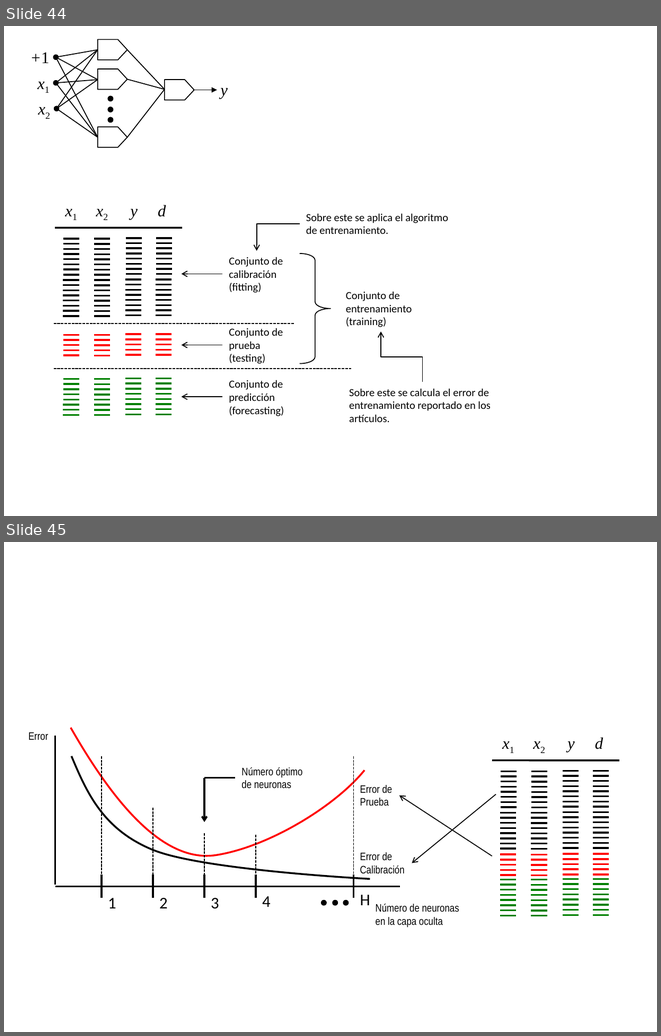
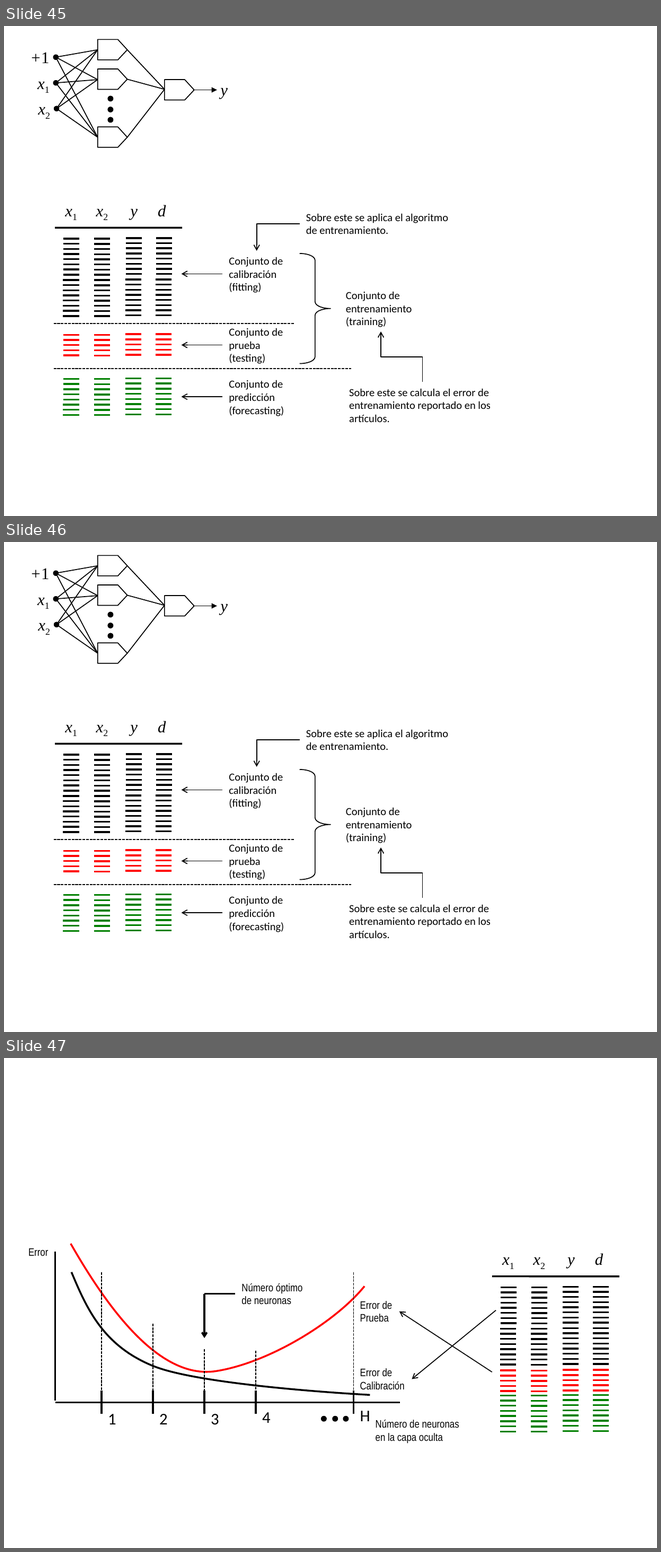
Before and after one commit to maatorresva/R-for-predictive-analytics, a slide deck: plantilla figuras NN.pptx. Shown one above the other, each under a label of ours: slides 44 and 45 before the commit, slides 45, 46 and 47 after it. The pictures are 661x1036 and 661x1552 pixels, drawn with LibreOffice and Linux fonts; fonts in the diff are those of the drawing. Boxes give left, top, right and bottom in pixels: in the first picture for what was removed or moved away, otherwise in the second. Text is boxed around its words. In the diff, an @@ line names an element or a change of style, - is before the commit and + after.

```diff
--- a/plantilla figuras NN.pptx
+++ b/plantilla figuras NN.pptx
@@ slide 46 added at [4, 542, 657, 1032], background #FFFFFF @@
@@ group added at [28, 556, 228, 663]: 10 arrows, 4 texts, 4 freeform shapes, 3 ellipses, 3 lines @@
++1
+x1
+x2
+y
@@ text added at [59, 713, 85, 739], 18 pt, text #000000, italic @@
+x1
@@ text added at [89, 713, 116, 739], 18 pt, text #000000, italic @@
+x2
@@ text added at [130, 725, 138, 735], 18 pt, text #000000, italic @@
+y
@@ text added at [158, 721, 166, 733], 18 pt, text #000000, italic @@
+d
@@ text added at [306, 729, 448, 750], 12 pt, text #000000 @@
+Sobre este se aplica el algoritmo de entrenamiento.
@@ line added from (55, 744) to (182, 744), #000000 2 pt @@
@@ elbow arrow added from (300, 740) to (257, 767), #000000 1 pt @@
@@ text added at [229, 773, 283, 809], 12 pt, text #000000 @@
+Conjunto de calibración
+(fitting)
@@ right brace added at [300, 769, 330, 880], outline #000000 1 pt @@
@@ arrow added from (223, 790) to (182, 790), #000000 1 pt @@
@@ text added at [346, 807, 412, 843], 12 pt, text #000000 @@
+Conjunto de entrenamiento
+(training)
@@ line added from (54, 839) to (294, 839), #000000 1 pt dashed @@
@@ group added at [63, 754, 172, 832]: 64 lines @@
@@ text added at [229, 844, 283, 880], 12 pt, text #000000 @@
+Conjunto de prueba
+(testing)
@@ elbow arrow added from (423, 898) to (381, 848), #000000 1 pt @@
@@ group added at [63, 850, 172, 871]: 20 lines @@
@@ arrow added from (223, 861) to (182, 861), #000000 1 pt @@
@@ line added from (54, 885) to (351, 885), #000000 1 pt dashed @@
@@ text added at [229, 896, 284, 932], 12 pt, text #000000 @@
+Conjunto de predicción
+(forecasting)
@@ text added at [349, 904, 491, 938], 12 pt, text #000000 @@
+Sobre este se calcula el error de entrenamiento reportado en los artículos.
@@ arrow added from (223, 912) to (182, 912), #000000 1 pt @@
@@ group added at [63, 894, 172, 930]: 32 lines @@
@@ what was slide 44 is now slide 45 @@
@@ what was slide 45 is now slide 47 @@
```
Also in this commit, not shown: 1 other slide added, 13 other files.
